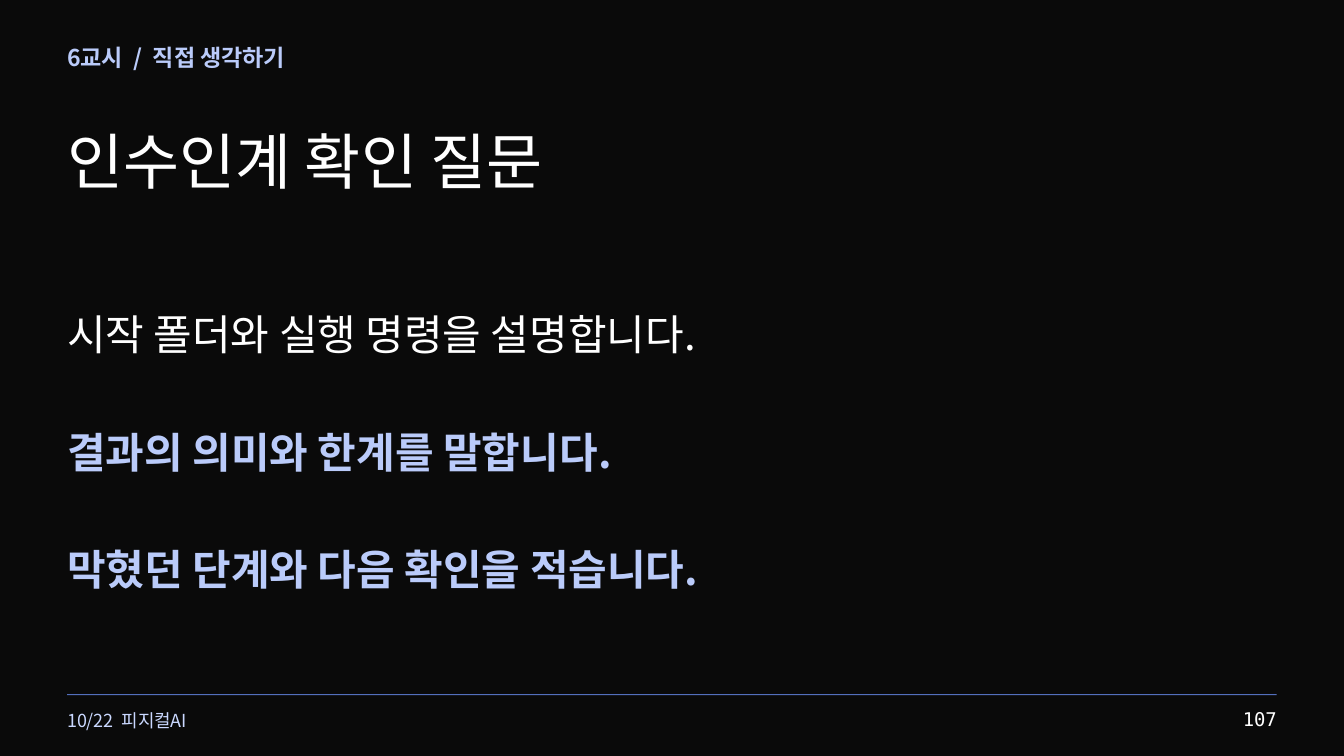
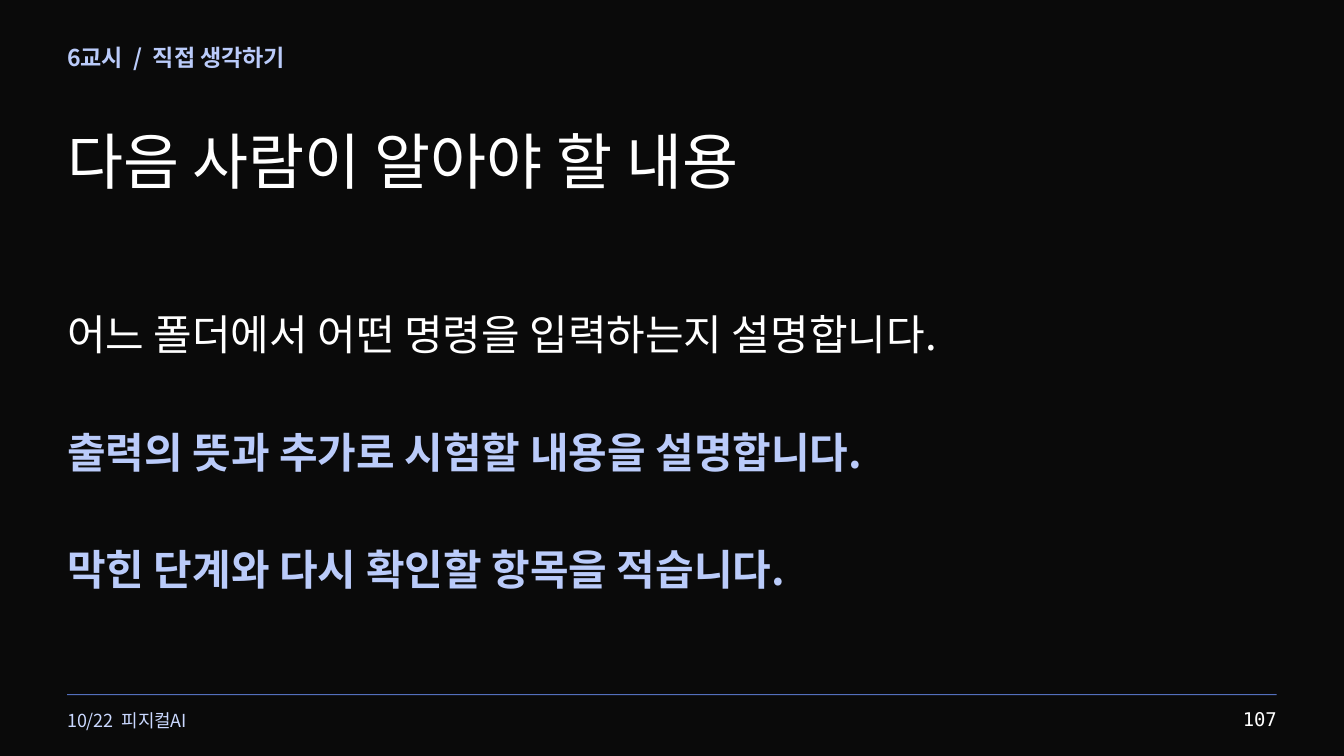
Before and after one commit to zeusk302-png/kdigital-physical-ai, a slide deck: slide 107 of downloads/2026-10-22/readable-slides.pptx. Drawn at 1344x756 pixels with LibreOffice and Linux fonts; fonts in the diff are those of the drawing. Boxes give left, top, right and bottom in pixels: in the first picture for what was removed or moved away, otherwise in the second. Text is boxed around its words. In the diff, an @@ line names an element or a change of style, - is before the commit and + after.

Commit message:
Refine beginner course wording across web and ten teaching decks

```diff
--- a/downloads/2026-10-22/readable-slides.pptx
+++ b/downloads/2026-10-22/readable-slides.pptx
@@ text at bbox=[67, 133, 738, 189]: text changed @@
-인수인계 확인 질문
+다음 사람이 알아야 할 내용
@@ text at bbox=[67, 315, 937, 354]: text changed @@
-시작 폴더와 실행 명령을 설명합니다.
+어느 폴더에서 어떤 명령을 입력하는지 설명합니다.
@@ text at bbox=[67, 432, 862, 472]: text changed @@
-결과의 의미와 한계를 말합니다.
+출력의 뜻과 추가로 시험할 내용을 설명합니다.
@@ text at bbox=[67, 549, 786, 589]: text changed @@
-막혔던 단계와 다음 확인을 적습니다.
+막힌 단계와 다시 확인할 항목을 적습니다.
```
Also in this commit, not shown: 32 other slides changed, 50 other files.
